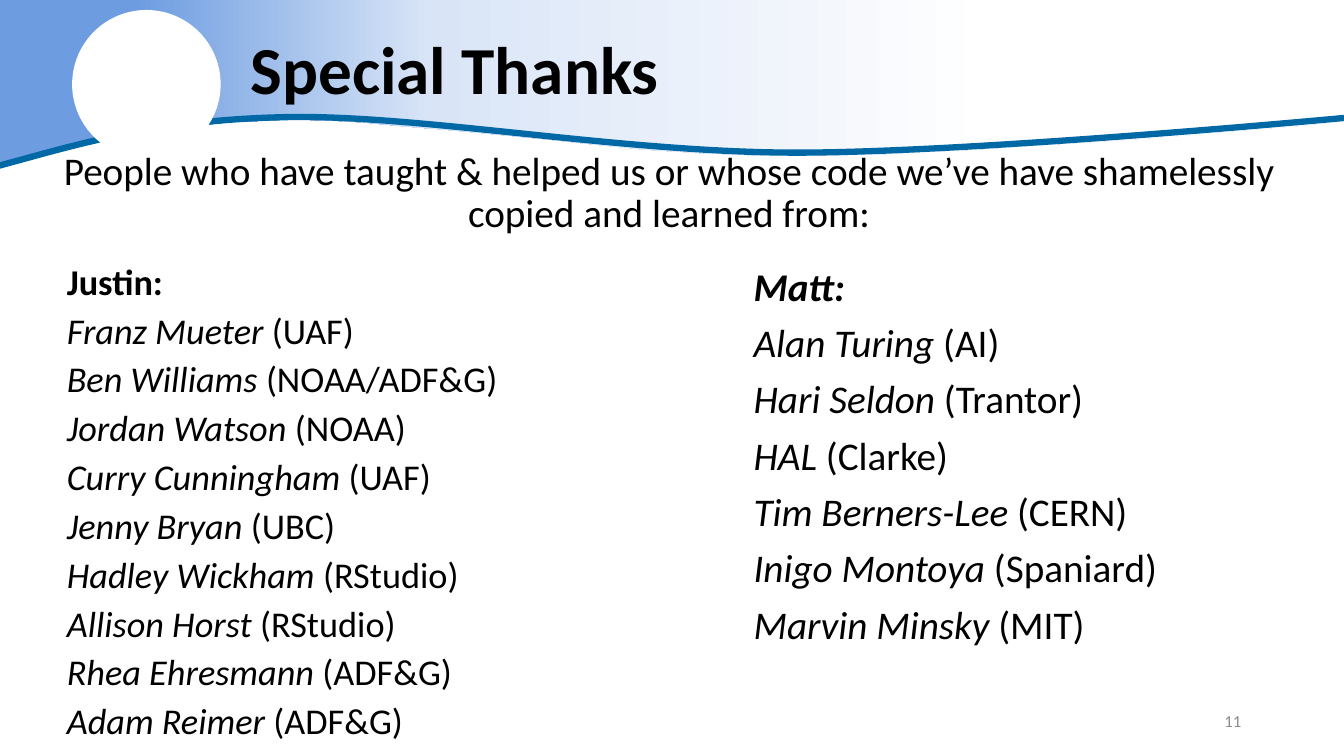
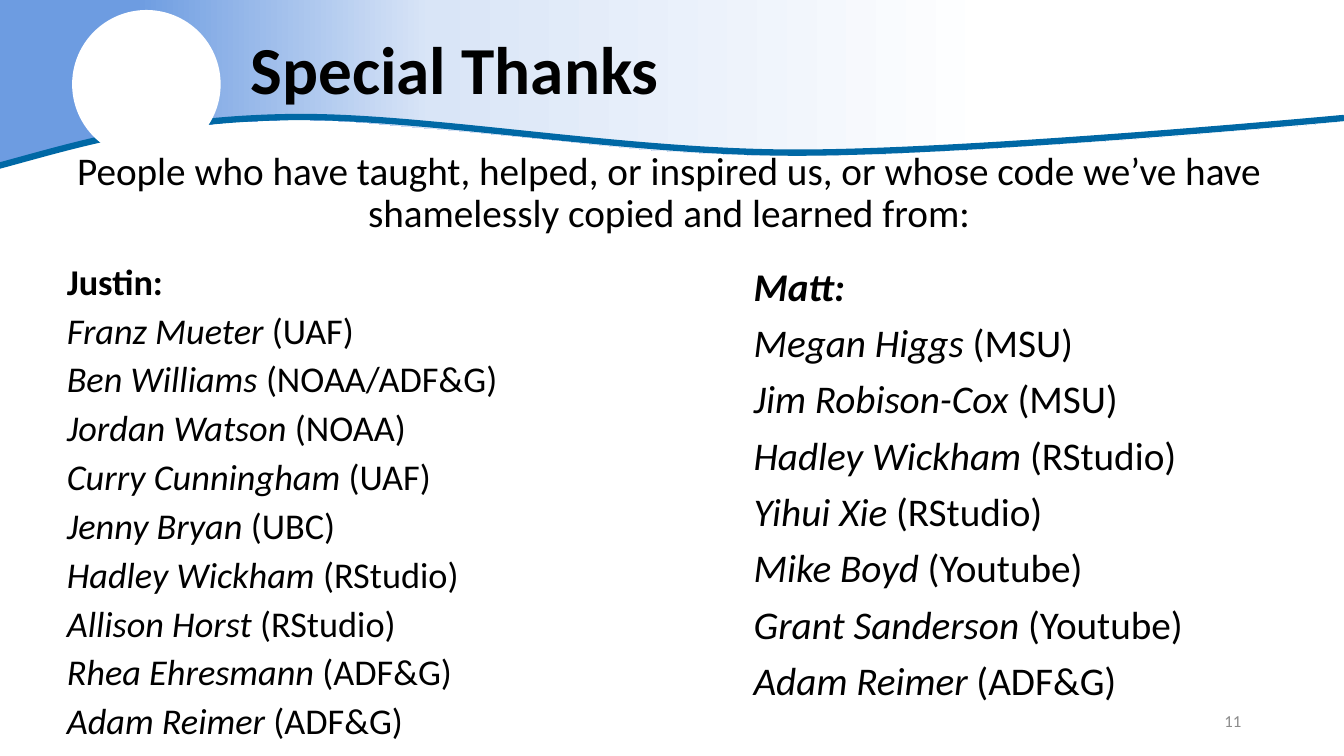
Before and after one commit to justinpriest/ADFG_R_Intro_Workshop, a slide deck: slide 11 of presentations/10 - The Wrapup.pptx. Drawn at 1344x756 pixels with LibreOffice and Linux fonts; fonts in the diff are those of the drawing; background and template pictures are left out. Boxes give left, top, right and bottom in pixels: in the first picture for what was removed or moved away, otherwise in the second. Text is boxed around its words. In the diff, an @@ line names an element or a change of style, - is before the commit and + after.

```diff
--- a/presentations/10 - The Wrapup.pptx
+++ b/presentations/10 - The Wrapup.pptx
@@ text at [77,152,1260,234]: text changed @@
-People who have taught & helped us or whose code we’ve have shamelessly copied and learned from:
+People who have taught, helped, or inspired us, or whose code we’ve have shamelessly copied and learned from:
@@ text at [754,328,1183,701]: text changed @@
-Alan Turing (AI)
-Hari Seldon (Trantor)
-HAL (Clarke)
-Tim Berners-Lee (CERN)
-Inigo Montoya (Spaniard)
-Marvin Minsky (MIT)
+Megan Higgs (MSU)
+Jim Robison-Cox (MSU)
+Hadley Wickham (RStudio)
+Yihui Xie (RStudio)
+Mike Boyd (Youtube)
+Grant Sanderson (Youtube)
+Adam Reimer (ADF&G)
```
Also in this commit, not shown: 1 other slide changed.
